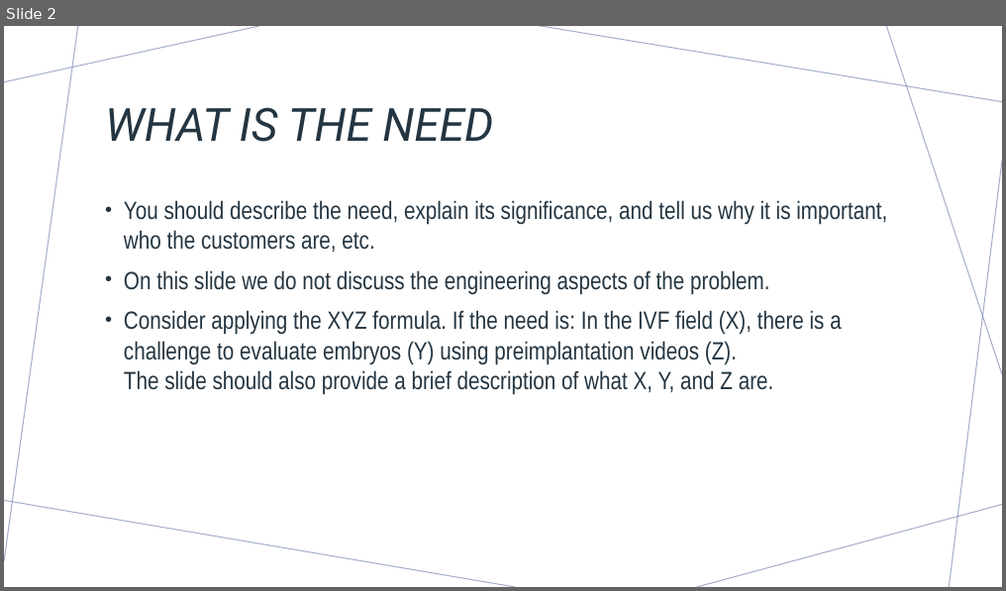
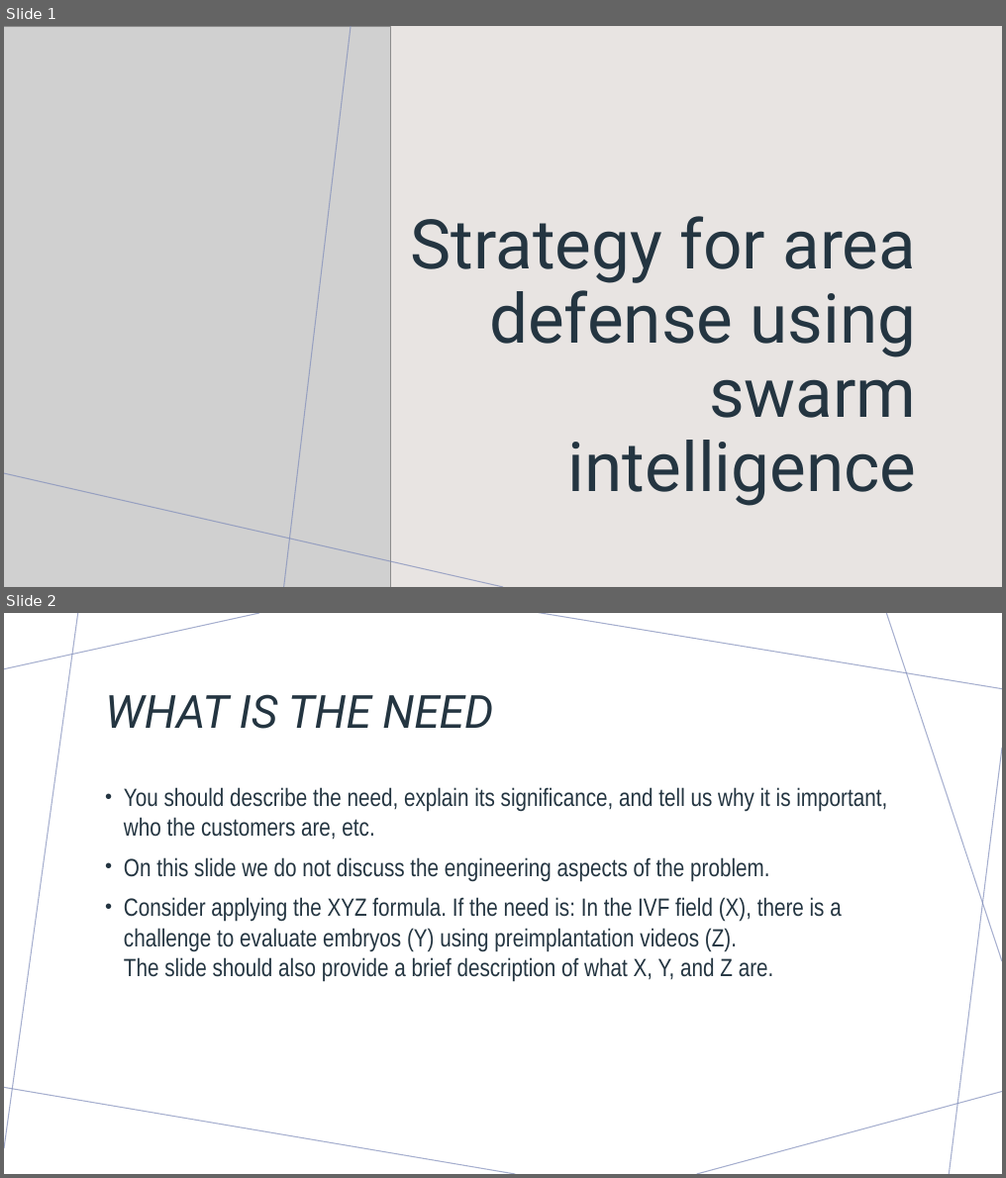
Before and after one commit to yehper/final-project, a slide deck: project_presentation.pptx. Shown one above the other, each under a label of ours: slide 2 before the commit, slides 1 and 2 after it. The pictures are 1006x591 and 1006x1178 pixels, drawn with LibreOffice and Linux fonts; fonts in the diff are those of the drawing; grey boxes stand for pictures. Boxes give left, top, right and bottom in pixels: in the first picture for what was removed or moved away, otherwise in the second. Text is boxed around its words. In the diff, an @@ line names an element or a change of style, - is before the commit and + after.

```diff
--- a/project_presentation.pptx
+++ b/project_presentation.pptx
@@ slide 1 added at [4, 26, 1002, 587], background #FFFFFF; not listed: 7 template elements that a slide beside it also shows @@
@@ rectangle added at [4, 26, 1002, 587], fill #E8E4E2 @@
@@ picture added at [4, 26, 390, 587] @@
@@ line added from (350, 26) to (284, 587), #7F8CBA 1 pt @@
@@ title added at [411, 216, 917, 506], 66 pt, text #243541 @@
+Strategy for area defense using swarm intelligence
@@ line added from (4, 473) to (503, 587), #7F8CBA 1 pt @@
```
Also in this commit, not shown: 1 slide removed, 1 other file.
